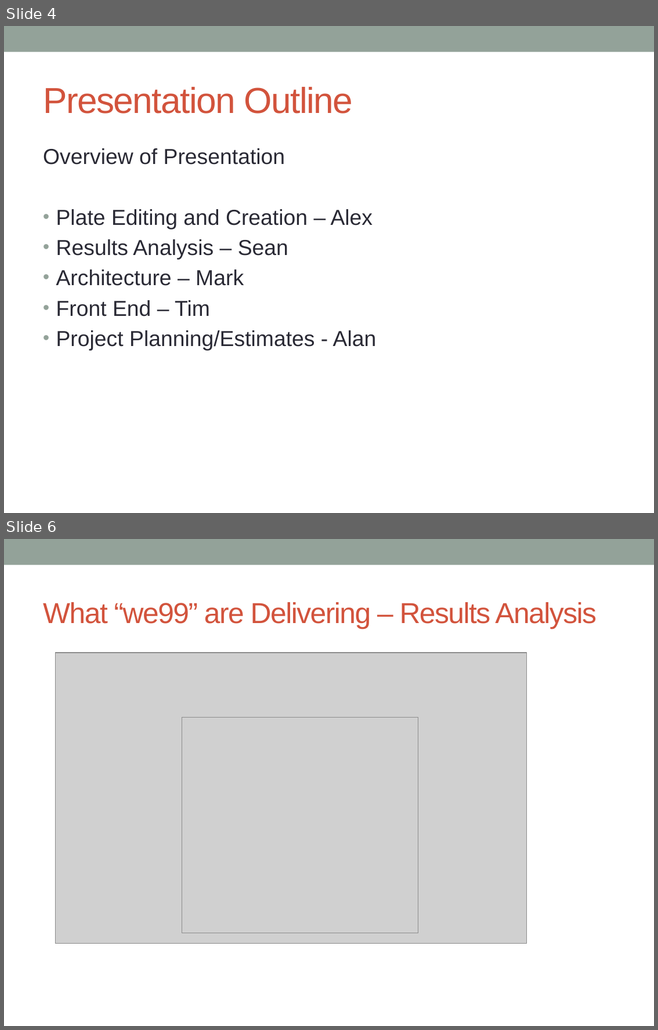
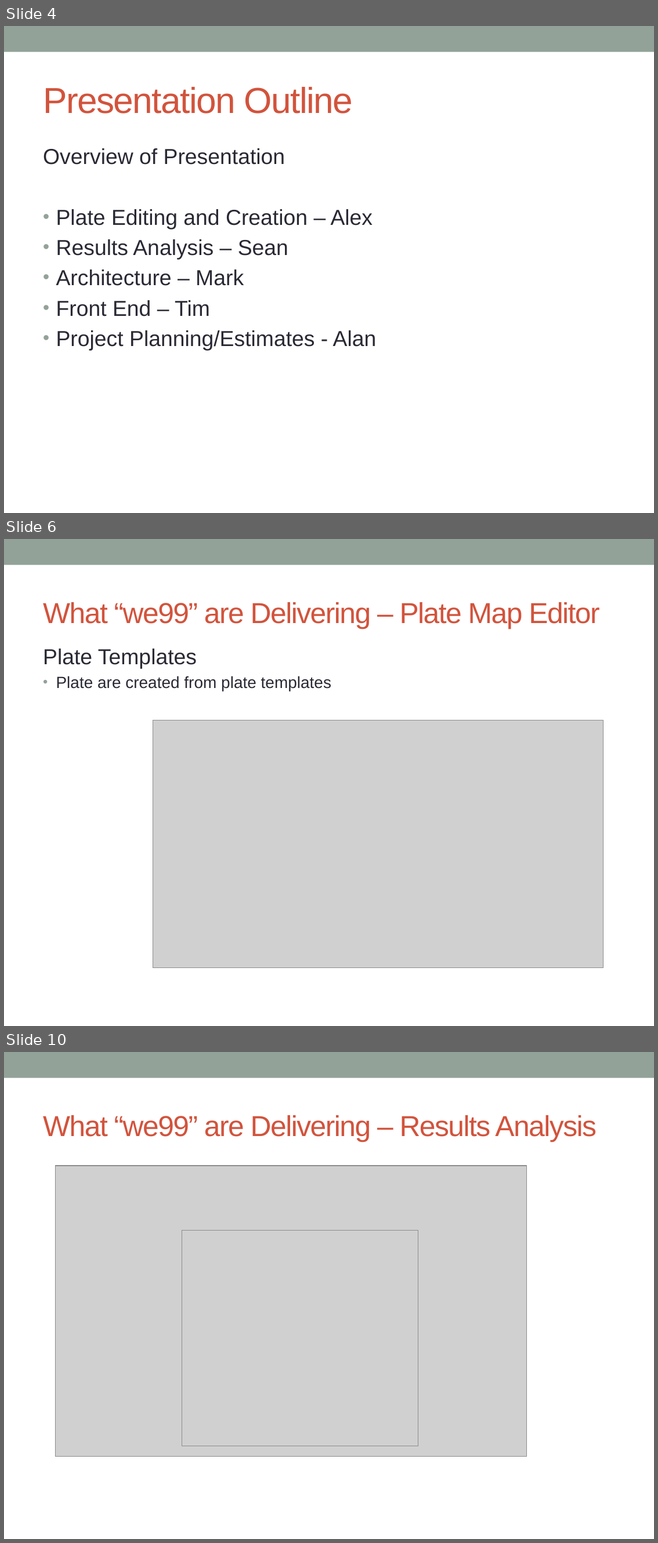
Before and after one commit to massfords/we99, a slide deck: docs/Presentations/Milestone1Presentation_v1.pptx. Shown one above the other, each under a label of ours: slides 4 and 6 before the commit, slides 4, 6 and 10 after it; the slides between them are not shown. The pictures are 658x1030 and 658x1543 pixels, drawn with LibreOffice and Linux fonts; fonts in the diff are those of the drawing; grey boxes stand for pictures. Boxes give left, top, right and bottom in pixels: in the first picture for what was removed or moved away, otherwise in the second. Text is boxed around its words. In the diff, an @@ line names an element or a change of style, - is before the commit and + after.

Commit message:
updated plate editor slides

```diff
--- a/docs/Presentations/Milestone1Presentation_v1.pptx
+++ b/docs/Presentations/Milestone1Presentation_v1.pptx
@@ slide 6 added at [4, 539, 654, 1026], background #FFFFFF; not listed: 1 template element that a slide beside it also shows @@
@@ title added at [43, 602, 599, 629], 32 pt, text #D2533C @@
+What “we99” are Delivering – Plate Map Editor
@@ text added at [43, 649, 331, 691], 18 pt, text #292934 @@
+Plate Templates
+• Plate are created from plate templates
@@ picture added at [152, 720, 603, 968] @@
@@ what was slide 6 is now slide 10 @@
```
Also in this commit, not shown: 1 slide changed, 3 other slides added.
